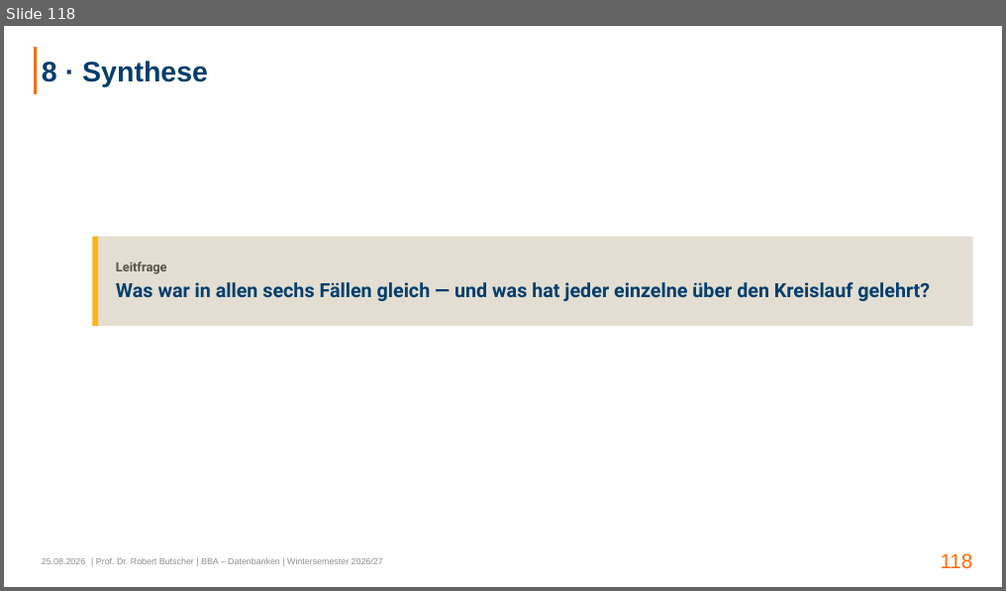
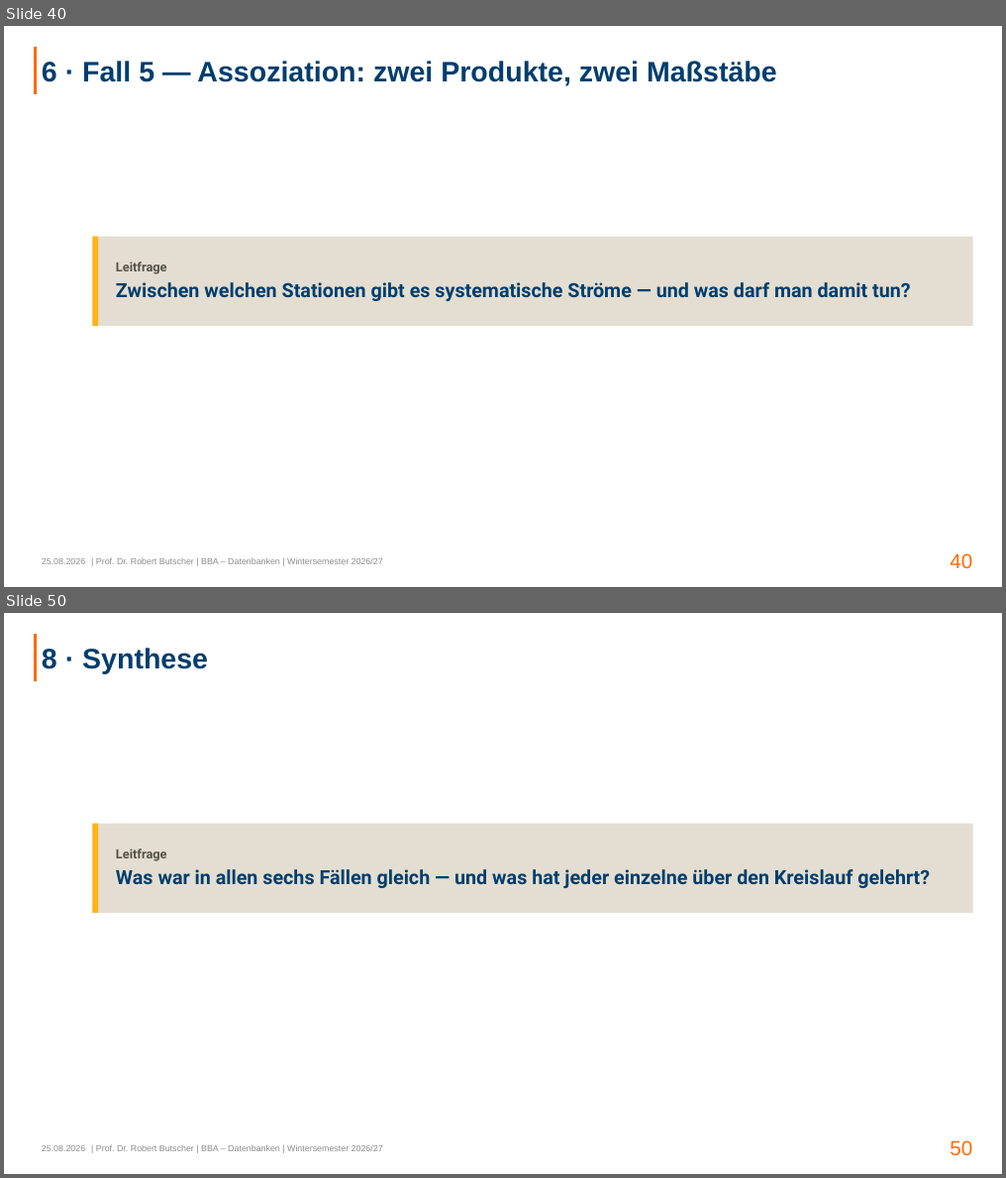
Before and after one commit to swrobuts/velocity-fallstudie, a slide deck: slides/velocity-crispdm.pptx. Shown one above the other, each under a label of ours: slide 118 before the commit, slides 40 and 50 after it; the slides between them are not shown. The pictures are 1006x591 and 1006x1178 pixels, drawn with LibreOffice and Linux fonts; fonts in the diff are those of the drawing. Boxes give left, top, right and bottom in pixels: in the first picture for what was removed or moved away, otherwise in the second. Text is boxed around its words. In the diff, an @@ line names an element or a change of style, - is before the commit and + after.

```diff
--- a/slides/velocity-crispdm.pptx
+++ b/slides/velocity-crispdm.pptx
@@ slide 40 added at box(4, 26, 1002, 587), background #FFFFFF; not listed: 4 template elements that a slide beside it also shows @@
@@ title added at box(42, 61, 777, 86), 29 pt, text #003E6E, bold @@
+6 · Fall 5 — Assoziation: zwei Produkte, zwei Maßstäbe
@@ rectangle added at box(92, 237, 973, 326), fill #E3DED1 @@
@@ rectangle added at box(92, 237, 98, 326), fill #FFB414 @@
@@ text added at box(116, 262, 911, 301), 20 pt, text #003E6E, bold @@
+Leitfrage
+Zwischen welchen Stationen gibt es systematische Ströme — und was darf man damit tun?
@@ what was slide 118 is now slide 50 @@
@@ page number at box(949, 1141, 972, 1157): text changed @@
-118
+50
```
Also in this commit, not shown: 12 slides changed, 22 other slides added, 91 slides removed, 2 other files.
